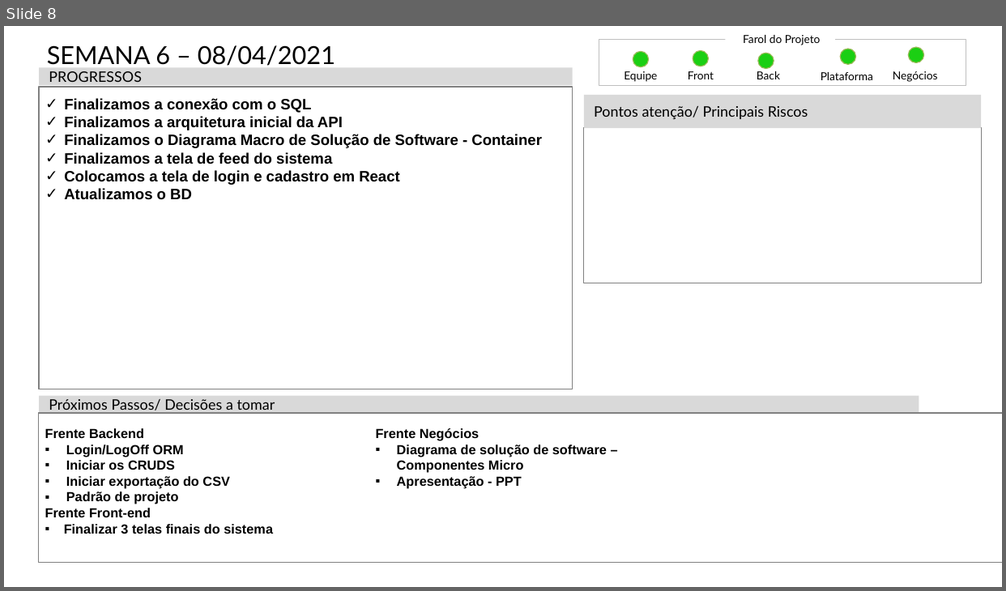
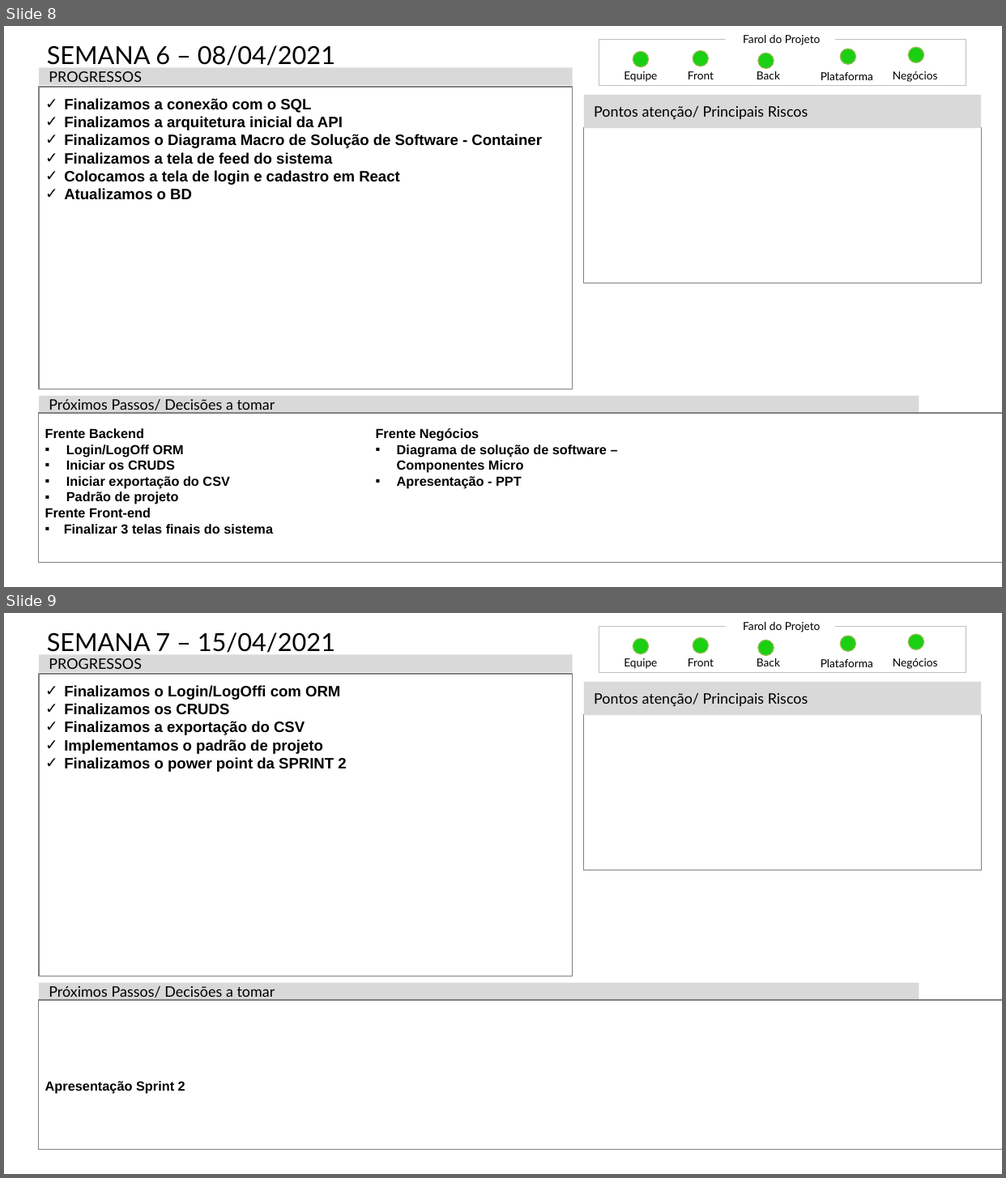
Before and after one commit to mileneoliveira/grupo04-react-web, a slide deck: Documentação/Status_Report/Mod_Status_Report-PI20202.pptx. Shown one above the other, each under a label of ours: slide 8 before the commit, slides 8 and 9 after it. The pictures are 1006x591 and 1006x1178 pixels, drawn with LibreOffice and Linux fonts; fonts in the diff are those of the drawing. Boxes give left, top, right and bottom in pixels: in the first picture for what was removed or moved away, otherwise in the second. Text is boxed around its words. In the diff, an @@ line names an element or a change of style, - is before the commit and + after.

```diff
--- a/Documentação/Status_Report/Mod_Status_Report-PI20202.pptx
+++ b/Documentação/Status_Report/Mod_Status_Report-PI20202.pptx
@@ slide 9 added at [4,613,1002,1174], background #FFFFFF @@
@@ title added at [47,632,335,653], 26.5 pt, text #000000 @@
+SEMANA 7 – 15/04/2021
@@ rectangle added at [599,627,966,673], outline #BFBFBF 0.5 pt @@
@@ text added at [743,622,820,632], 11.8 pt, text #000000 @@
+Farol do Projeto
@@ ellipse added at [841,636,856,651], fill #1BCF13, outline #9BBB59 1 pt @@
@@ ellipse added at [908,634,924,649], fill #1BCF13, outline #9BBB59 1 pt @@
@@ rectangle added at [39,654,572,672], fill #D9D9D9, 15.4 pt, text #000000 @@
+PROGRESSOS
@@ text added at [624,658,657,669], 11.8 pt, text #000000 @@
+Equipe
@@ ellipse added at [633,638,648,653], fill #1BCF13, outline #9BBB59 1 pt @@
@@ text added at [688,658,714,666], 11.8 pt, text #000000 @@
+Front
@@ ellipse added at [692,637,708,653], fill #1BCF13, outline #9BBB59 1 pt @@
@@ text added at [756,658,780,666], 11.8 pt, text #000000 @@
+Back
@@ ellipse added at [758,641,774,656], fill #1BCF13, outline #9BBB59 1 pt @@
@@ text added at [820,659,873,667], 11.8 pt, text #000000 @@
+Plataforma
@@ text added at [893,658,938,669], 11.8 pt, text #000000 @@
+Negócios
@@ rectangle added at [39,674,572,977], outline #808080 1 pt, 16 pt, text #000000, bold @@
+✓ Finalizamos o Login/LogOffi com ORM
+✓ Finalizamos os CRUDS
+✓ Finalizamos a exportação do CSV
+✓ Implementamos o padrão de projeto
+✓ Finalizamos o power point da SPRINT 2
@@ rectangle added at [584,682,981,715], fill #D9D9D9, 15.4 pt, text #000000 @@
+Pontos atenção/ Principais Riscos
@@ rectangle added at [584,715,981,871], outline #808080 1 pt @@
@@ rectangle added at [39,983,918,1000], fill #D9D9D9, 15.4 pt, text #000000 @@
+Próximos Passos/ Decisões a tomar
@@ rectangle added at [39,1000,1002,1149], outline #808080 1 pt, 14 pt, text #000000, bold @@
+  Apresentação Sprint 2
```
Also in this commit, not shown: 1 other slide added, 8 other files.
